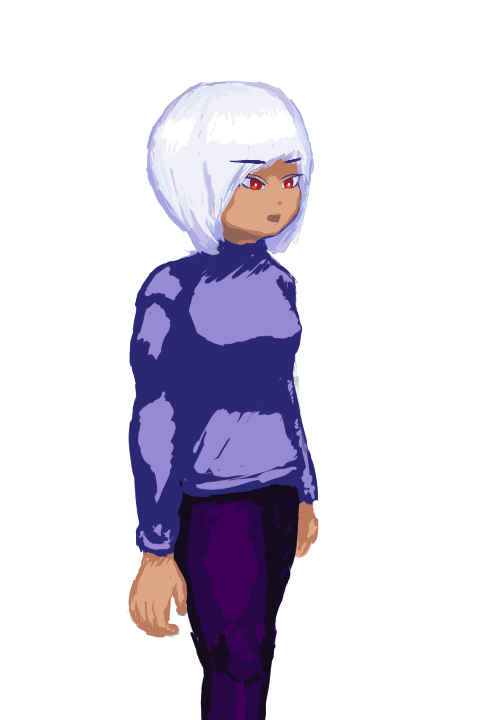
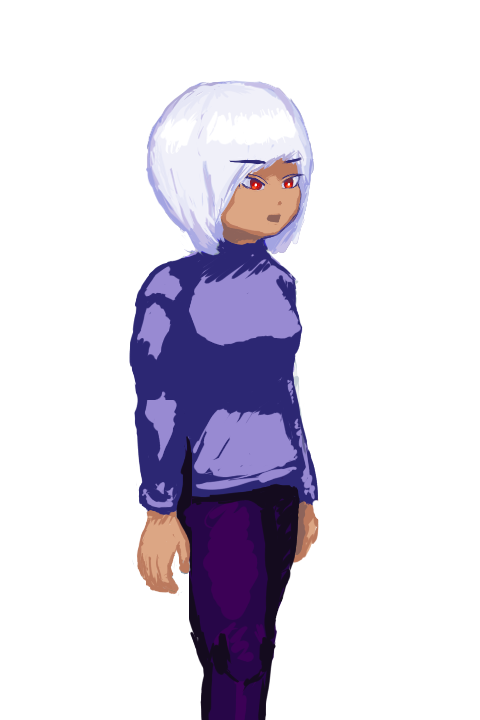
Comparing the layer stacks of the two (480, 720) images. Changes:
painted on "Paint Layer 1" over [126, 392, 308, 638]
